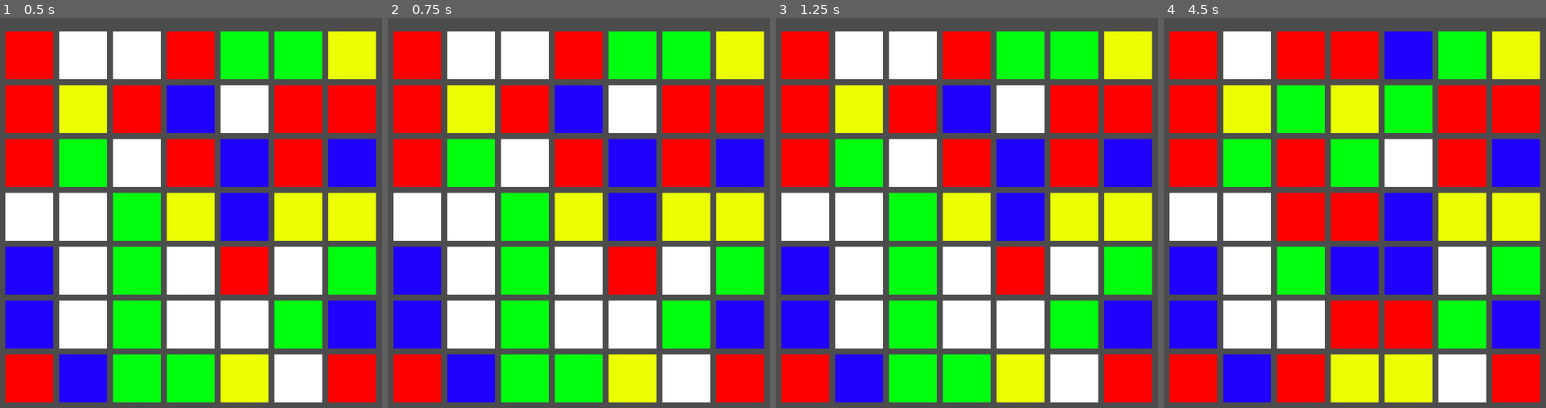
Above: before the commit, frames 1-4 (left to right).
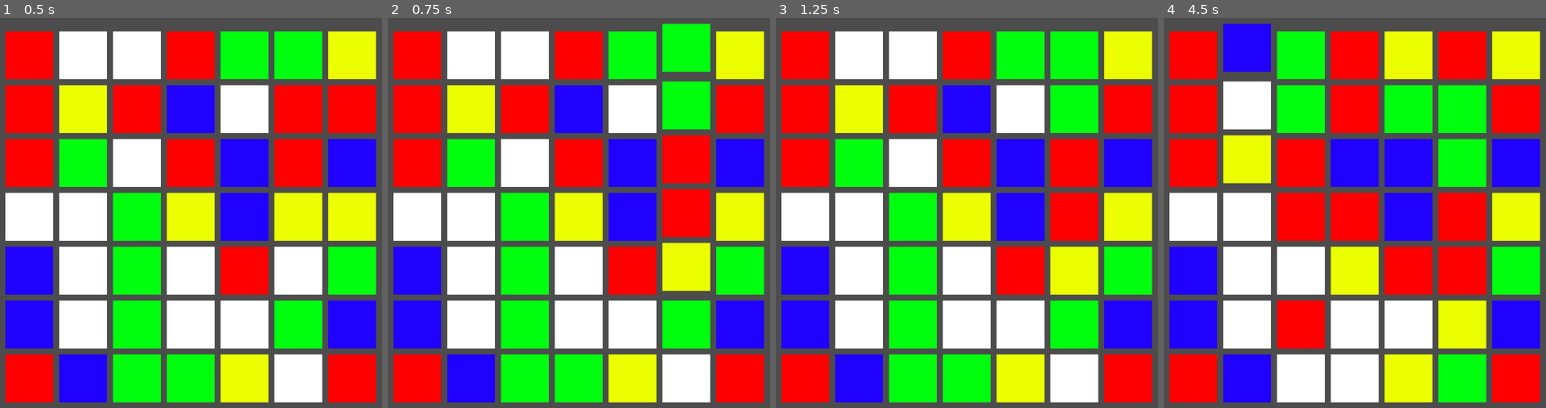
Above: after the commit, the same moments.

Repository: pugkung/godot_collapse
Game: Godot game, scene res://scenes/game_scene.tscn
Same seed, same stepped clock (60 frames per second), same inputs: the game is played once before the commit and once after it.
Inputs (mouse positions are in pixels of both pictures, inside the frame that each line leads up to):
- Up to frame 1 (0.5 s): no input
- Up to frame 2 (0.75 s): tap Enter at 0.5 s; move the mouse to (670, 248) at 0.52 s; click (670, 248) at 0.6 s
- Up to frame 3 (1.25 s): no input
- Up to frame 4 (4.5 s): tap Space at 1.25, 2.75, 4.25 s; move the mouse to (1278, 318) at 1.27 s; click (1278, 318) at 1.35 s; tap Enter at 2, 3.5 s; move the mouse to (1397, 123) at 2.02 s; click (1397, 123) at 2.1 s; move the mouse to (outside the picture) at 2.77 s; click (outside the picture) at 2.85 s; move the mouse to (1477, 388) at 3.52 s; click (1477, 388) at 3.6 s; move the mouse to (1236, 174) at 4.27 s; click (1236, 174) at 4.35 s

Frame 1 is identical in both runs. In frame 2, 5.9% of the frame differs, in the area x 71-85%, y 1-71%; in frame 3, 4.7%; in frame 4, 37%, in the area x 15-85%, y 1-99%.

Commit message:
fix off screen area click bug, remove debug prints

Diff:
--- a/src/grid.gd
+++ b/src/grid.gd
@@ -15,11 +15,17 @@
 	preload("res://scenes/white_piece.tscn")
 ]
 
+var score = 0
+var life = 0
+
 var all_pieces = []
 
 var touch_pos = Vector2(0,0)
 
 func _ready():
+	score = 0
+	life = 5
+
 	randomize()
 	all_pieces = make_2d_array()
 	spawn_pieces()
@@ -55,8 +61,8 @@
 
 
 func pixel_to_grid(pos_x, pos_y):
-	var new_x = round(abs((pos_x - x_start + 32) / offset))
-	var new_y = round(abs((pos_y - y_start + 32) / -offset))
+	var new_x = round((pos_x - x_start + 32) / offset)
+	var new_y = round((pos_y - y_start + 32) / -offset)
 	return Vector2(new_x, new_y)
 
 
@@ -73,9 +79,12 @@
 		var grid_pos = pixel_to_grid(touch_pos.x, touch_pos.y)
 		if is_in_grid(grid_pos.x, grid_pos.y):
 			var grid_list = get_neighbour_matches(grid_pos.x, grid_pos.y)
-			if len(grid_list) >= 2:
-				destroy_pieces(grid_list)
-	pass
+			var count = len(grid_list)
+			if count <= 3:
+				life -= 1
+			score += count
+			destroy_pieces(grid_list)
+			print("score: " + str(score) + " | life: " + str(life))
 
 
 func get_neighbour_matches(i,j):
@@ -109,7 +118,6 @@
 
 func destroy_pieces(destroy_list):
 	for pos in destroy_list:
-		print(pos)
 		if all_pieces[pos.x][pos.y] != null:
 			all_pieces[pos.x][pos.y].queue_free()
 			all_pieces[pos.x][pos.y] = null
--- a/src/piece.gd
+++ b/src/piece.gd
@@ -9,8 +9,6 @@
 
 
 func move(target):
-	print(position)
-	print(target)
 	move_tween.interpolate_property(self, "position", position, target, .2,
 									Tween.TRANS_CUBIC, Tween.EASE_OUT)
 	move_tween.start()
